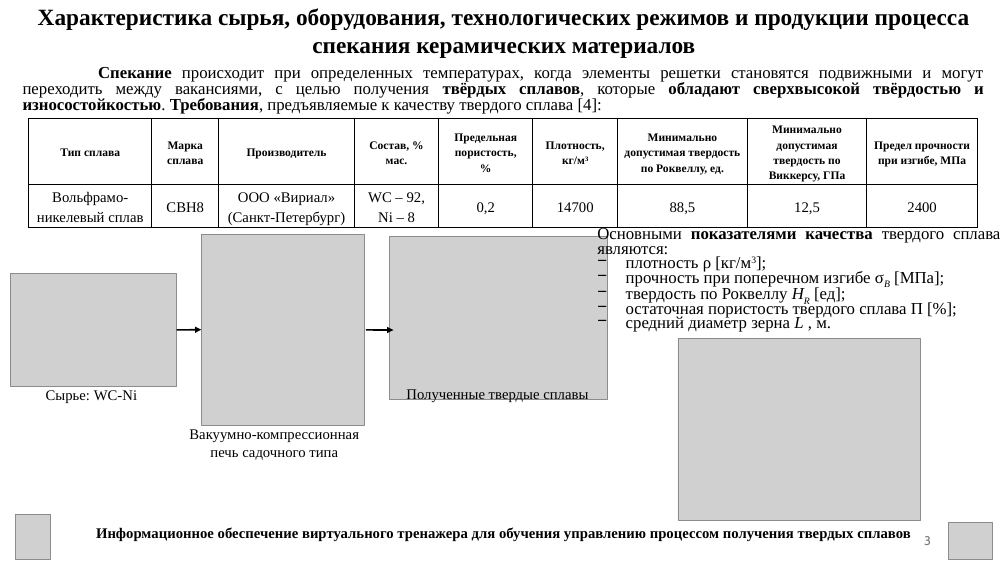
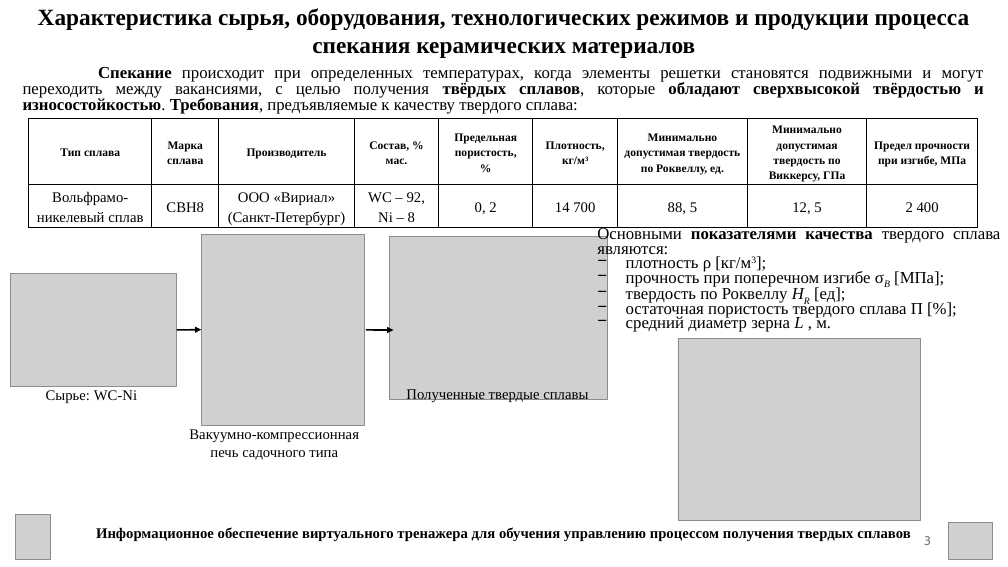
Before and after one commit to Alilya/TextDiplom, a slide deck: slide 3 of Диплом.pptx. Drawn at 1008x567 pixels with LibreOffice and Linux fonts; fonts in the diff are those of the drawing; grey boxes stand for pictures. Boxes give left, top, right and bottom in pixels: in the first picture for what was removed or moved away, otherwise in the second. Text is boxed around its words. In the diff, an @@ line names an element or a change of style, - is before the commit and + after.

```diff
--- a/Диплом.pptx
+++ b/Диплом.pptx
@@ text at bbox=[23, 67, 984, 114]: text changed @@
-Спекание происходит при определенных температурах, когда элементы решетки становятся подвижными и могут переходить между вакансиями, с целью получения твёрдых сплавов, которые обладают сверхвысокой твёрдостью и износостойкостью. Требования, предъявляемые к качеству твердого сплава [4]:
+Спекание происходит при определенных температурах, когда элементы решетки становятся подвижными и могут переходить между вакансиями, с целью получения твёрдых сплавов, которые обладают сверхвысокой твёрдостью и износостойкостью. Требования, предъявляемые к качеству твердого сплава:
@@ table at bbox=[29, 119, 979, 229] @@
-row 2: Вольфрамо-никелевый сплав | СВН8 | ООО «Вириал» (Санкт-Петербург) | WC – 92, / Ni – 8 | 0,2 | 14700 | 88,5 | 12,5 | 2400
+row 2: Вольфрамо-никелевый сплав | СВН8 | ООО «Вириал» (Санкт-Петербург) | WC – 92, / Ni – 8 | 0, 2 | 14 700 | 88, 5 | 12, 5 | 2 400
```
Also in this commit, not shown: 20 other slides changed, 2 slides removed, 20 other files.
